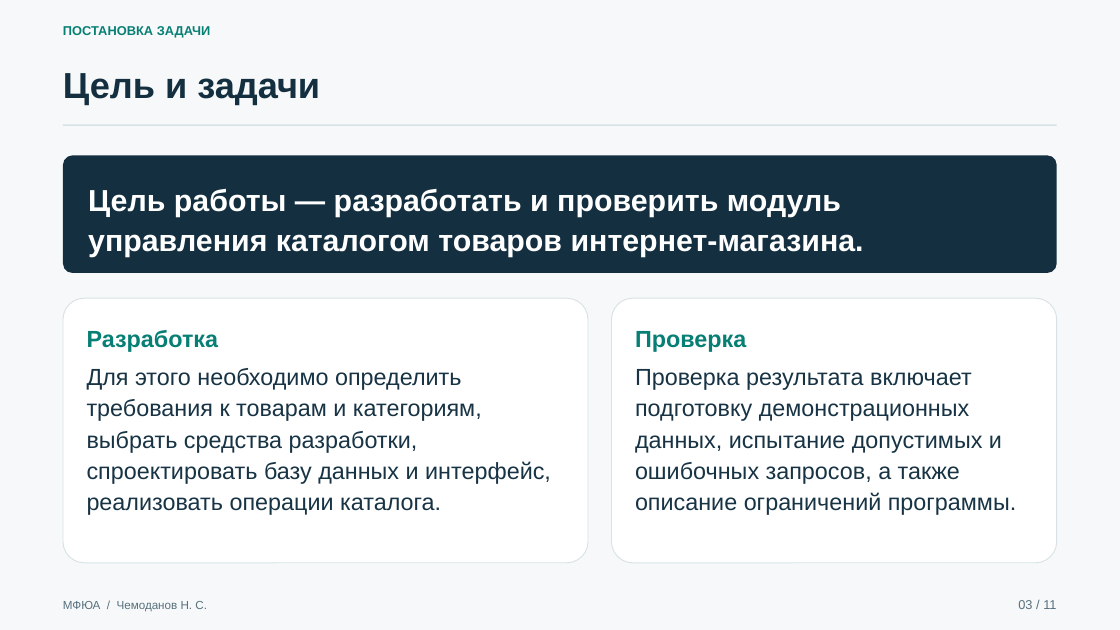
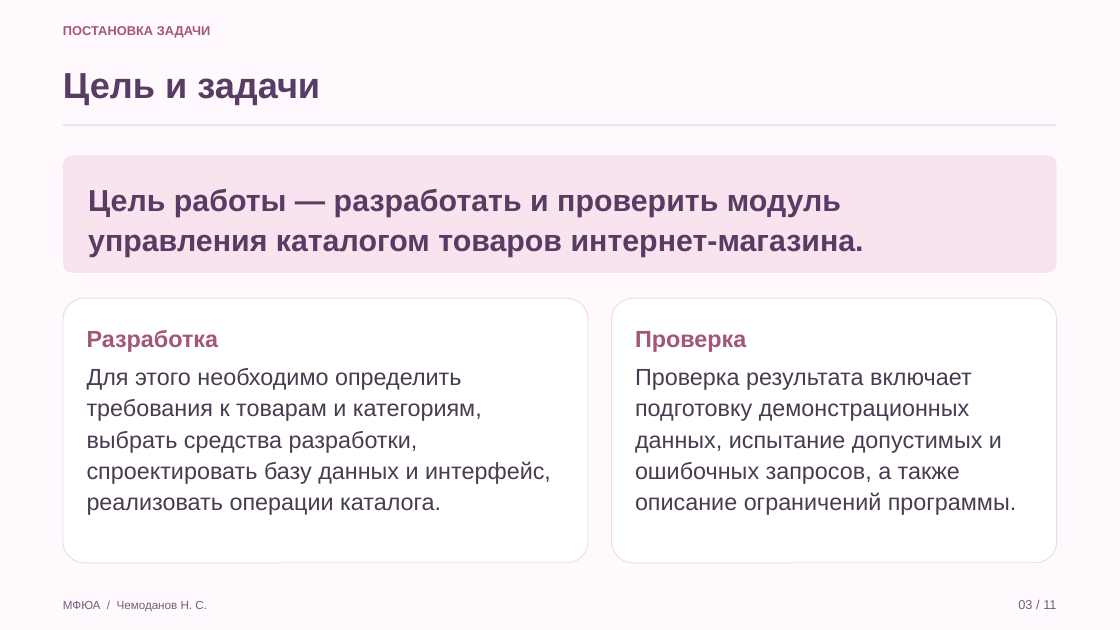
Before and after one commit to Koryza/kyyyyyrsach, a slide deck: slide 3 of docs/defense/catalog_defense.pptx. Drawn at 1120x630 pixels with LibreOffice and Linux fonts; fonts in the diff are those of the drawing. Boxes give left, top, right and bottom in pixels: in the first picture for what was removed or moved away, otherwise in the second. Text is boxed around its words. In the diff, an @@ line names an element or a change of style, - is before the commit and + after.

```diff
--- a/docs/defense/catalog_defense.pptx
+++ b/docs/defense/catalog_defense.pptx
@@ background #F6F8F9 to #FFF8FC @@
@@ text "Цель и задачи" at (63, 73, 320, 105): text colour #132F40 to #583C64 @@
@@ rectangle at (63, 124, 1057, 126): fill #D8E2E6 to #EADDE9 @@
@@ rounded rectangle at (63, 155, 1057, 273): fill #132F40 to #F8E3EE @@
@@ text "Цель работы — разработать и ..." at (88, 189, 864, 257): text colour #FFFFFF to #583C64 @@
@@ rounded rectangle at (63, 298, 588, 563): outline #D8E2E6 0.8 pt to #EADDE9 0.8 pt @@
@@ rounded rectangle at (612, 298, 1057, 563): outline #D8E2E6 0.8 pt to #EADDE9 0.8 pt @@
@@ text colour #087F75 to #A3567A in 3 elements at (63, 26, 211, 38), (87, 330, 219, 352), (635, 331, 746, 352) @@
@@ text "Для этого необходимо определить требования ..." at (87, 368, 551, 515): text colour #173344 to #493B50 @@
@@ text "Проверка результата включает подготовку демонстрационных ..." at (635, 369, 1017, 515): text colour #173344 to #493B50 @@
@@ text "МФЮА / Чемоданов Н. С." at (63, 601, 207, 612): text colour #58717E to #726078 @@
@@ text "03 / 11" at (1018, 600, 1056, 609): text colour #58717E to #726078 @@
```
Also in this commit, not shown: 9 other slides changed, 1 slide added, 1 slide removed, 8 other files.
